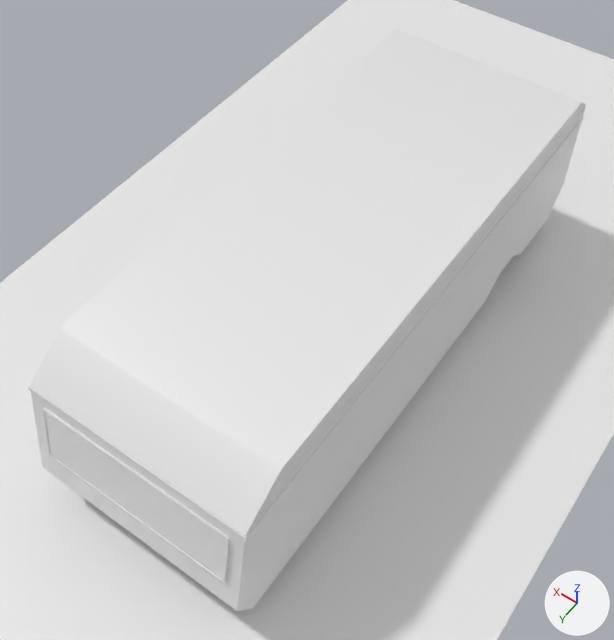
Two versions of the Blender file Blender/Structures/SM_Shack.blend, one commit apart.
The view is the same before and after, from a 50 mm camera at (-101.1, 144.7, 228.0) aimed at (-8.3, 14.8, 23.9). Lighting does not change. The marker at lower right points along +X, +Y and +Z.

Objects in the first picture: 'BezierCurve.001', 'Plane.001'.
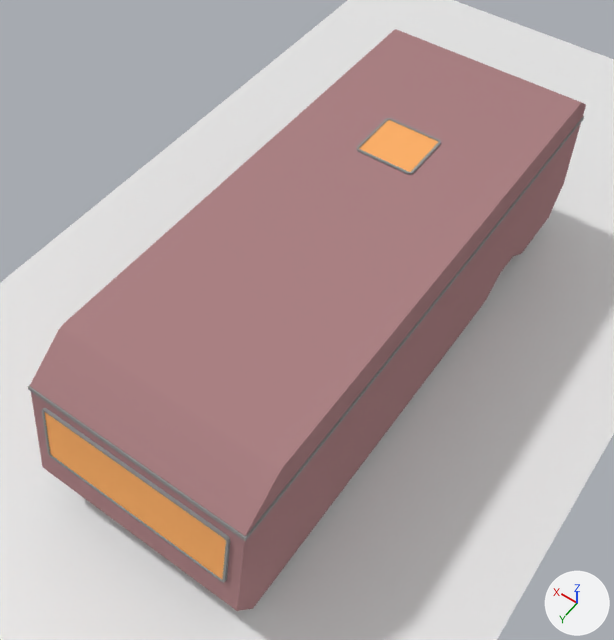
What differs and where, as boxes [x1, y1, x2, y2] in the pictures (614 x 640 px):
part 1 of me_mesh, added (orange)
    after: [357, 118, 441, 175]
part 2 of me_mesh, recoloured (grey to orange)
    both: [45, 412, 226, 579]
part 3 of me_mesh, recoloured (white to brown)
    both: [30, 29, 586, 611]
part 4 of me_mesh, recoloured (white to grey)
    both: [28, 116, 584, 583]

The change in detail:
Material 'Metal' (mat_metal) is new.
Its base color is (0.303, 0.303, 0.303) (grey #969696).
Material 'Window' (mat_window) is new.
Its base color is (1.0, 0.448, 0.148) (orange #ffb36b).
Material 'Wall' (mat_wall) is new.
Its base color is (0.42, 0.23, 0.238) (brown #ad8486).
me_mesh is used by ob_beziercurve_001; location (0.0, 0.0, 0.0).
me_mesh had 188 vertices, 136 faces and spanned x -44.0..26.0, y -94.0..95.0, z 5.0..59.0.
me_mesh now has 236 vertices, 173 faces and spans x -44.0..26.0, y -94.0..95.0, z 5.0..60.0.
me_mesh part 1: the loose piece of 48 vertices spanning x 25.0..26.0, y 40.0..75.0, z 26.0..45.0 is copied, and the copy is multiplied about its middle by the matrix ((0.0, 0.0, -1.0), (0.0, 0.493, 0.0), (1.0, 0.0, 0.0)), then moved by (-33.0, -90.0, 24.0); it spans x -18.0..1.0, y -42.0..-23.0, z 59.0..60.0.
me_mesh part 2: 2 faces spanning x -39.0..25.0, y 40.0..93.0, z 26.0..44.0 switch from no material to mat_window (orange #ffb36b).
me_mesh part 3: 11 faces spanning x -44.0..25.0, y -94.0..95.0, z 5.0..59.0 switch from no material to mat_wall (brown #ad8486).
me_mesh part 4: 123 faces spanning x -44.0..26.0, y -91.0..94.0, z 7.0..49.0 switch from no material to mat_metal (grey #969696).
